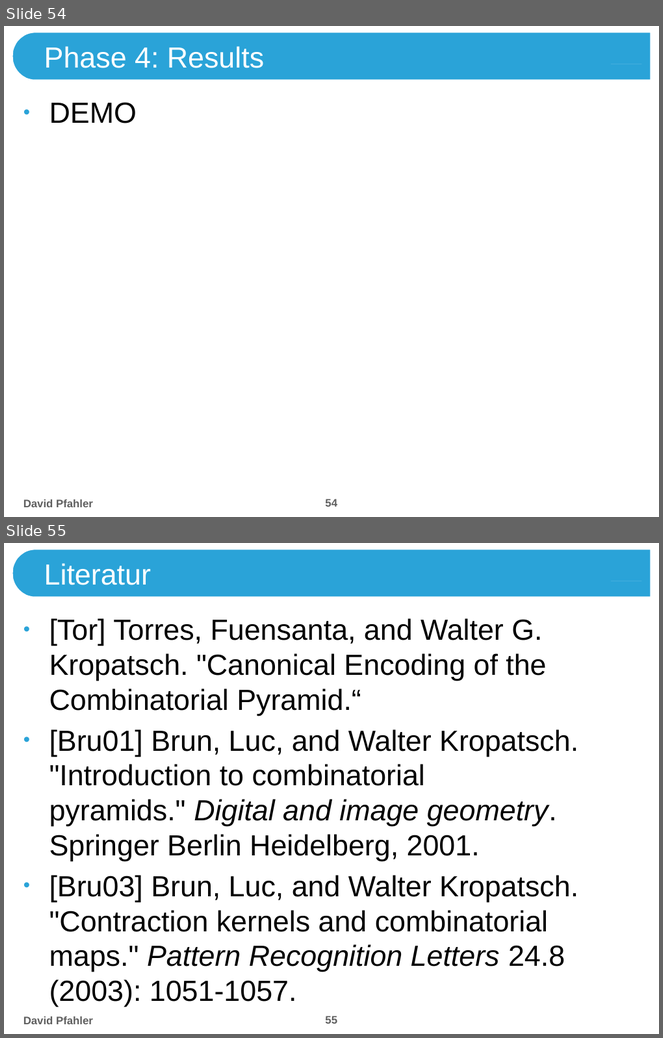
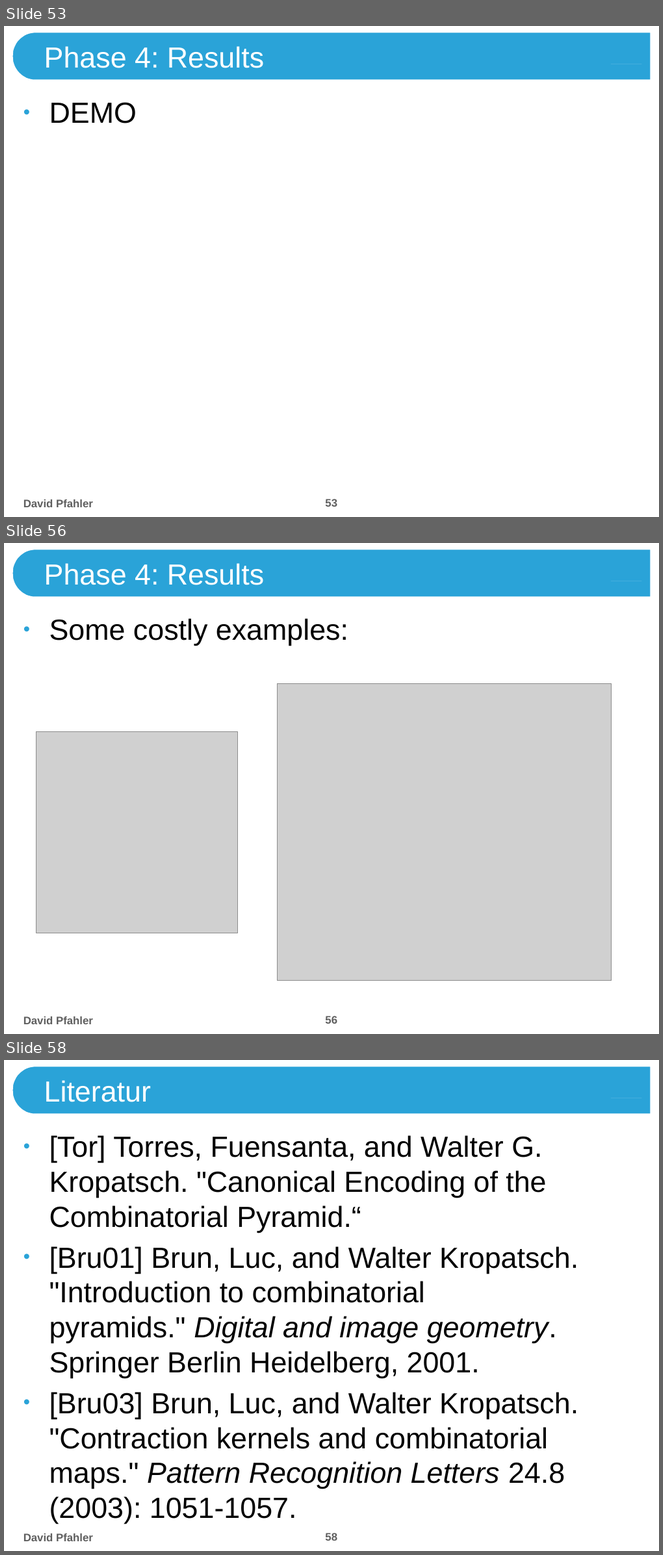
Before and after one commit to theShmoo/CombiPyr-ImSeg, a slide deck: doc/Combinatorial Pyramids.pptx. Shown one above the other, each under a label of ours: slides 54 and 55 before the commit, slides 53, 56 and 58 after it; the slides between them are not shown. The pictures are 663x1038 and 663x1555 pixels, drawn with LibreOffice and Linux fonts; fonts in the diff are those of the drawing; grey boxes stand for pictures; background and template pictures are left out. Boxes give left, top, right and bottom in pixels: in the first picture for what was removed or moved away, otherwise in the second. Text is boxed around its words. In the diff, an @@ line names an element or a change of style, - is before the commit and + after.

```diff
--- a/doc/Combinatorial Pyramids.pptx
+++ b/doc/Combinatorial Pyramids.pptx
@@ slide 56 added at <box>4,543,659,1034</box>, background #FFFFFF; not listed: 2 template elements that a slide beside it also shows @@
@@ title added at <box>44,563,264,585</box>, 32 pt, text #FFFFFF @@
+Phase 4: Results
@@ text added at <box>50,618,348,646</box>, 32 pt, text #000000 @@
+• Some costly examples:
@@ picture added at <box>277,684,612,981</box> @@
@@ picture added at <box>36,731,237,933</box> @@
@@ text added at <box>24,1017,93,1025</box>, 12 pt, text #5F5F5F, bold @@
+David Pfahler
@@ page number added at <box>325,1016,337,1024</box>, 12 pt, text #5F5F5F, bold @@
+56
@@ what was slide 54 is now slide 53 @@
@@ page number at <box>325,499,337,507</box>: text changed @@
-54
+53
@@ what was slide 55 is now slide 58 @@
```
Also in this commit, not shown: 1 slide changed, 3 other slides added, 1 slide removed, 1 other file.
